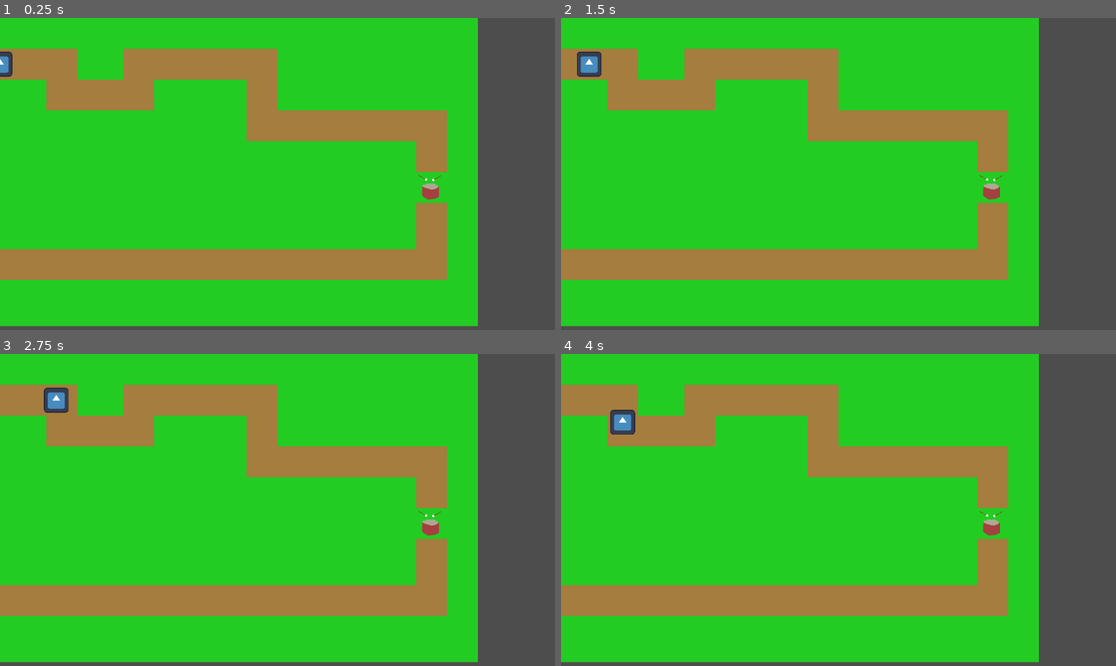
Above: before the commit, frames 1-4 (two rows, left to right).
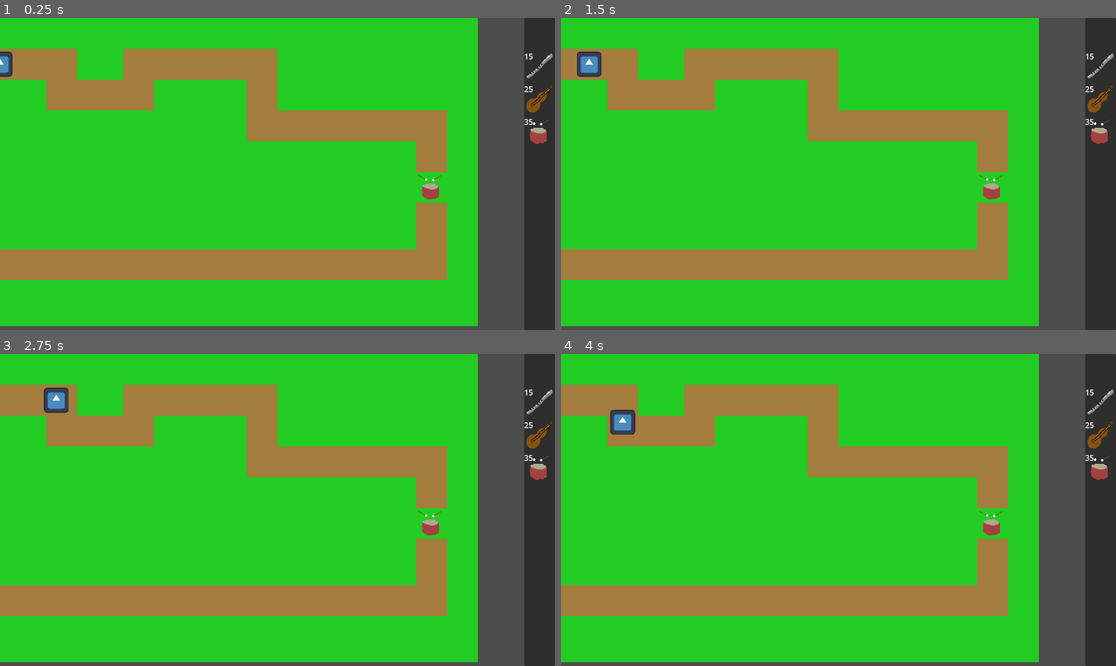
Above: after the commit, the same moments.

Repository: HedgeLizards/lout
Game: Godot game, scene res://scenes/world.tscn
Two runs of this game, one before a commit and one after it. Both use one fixed random seed, a clock stepped at 60 frames per second and the inputs below. The engine's default icon, where the game draws it, is replaced by a stand-in: a white triangle on a blue panel in a dark square.
Inputs (mouse positions are in pixels of both pictures, inside the frame that each line leads up to):
- Up to frame 1 (0.25 s): no input
- Up to frame 2 (1.5 s): tap Enter at 0.5 s; move the mouse to (960, 158) at 0.52 s; click (960, 158) at 0.67 s; move the mouse to (727, 189) at 1.27 s; click (727, 189) at 1.42 s
- Up to frame 3 (2.75 s): tap Space at 2 s; move the mouse to (333, 441) at 2.02 s; click (333, 441) at 2.17 s
- Up to frame 4 (4 s): tap Enter at 2.75 s; move the mouse to (810, 572) at 2.77 s; click (810, 572) at 2.92 s; move the mouse to (1005, 556) at 3.52 s; click (1005, 556) at 3.67 s

The runs differ from the first frame. In frame 1, 5.5% of the frame differs, in the area x 94-100%, y 0-100%; in frame 2, 5.5%; in frame 3, 5.5%; in frame 4, 5.5%.

Commit message:
place instruments

Diff:
--- /dev/null
+++ b/code/builder.gd
@@ -0,0 +1,24 @@
+extends Sprite2D
+
+var selected: Buying.Tower = null
+
+func select(tower: Buying.Tower):
+	selected = tower
+	if tower == null:
+		visible = false
+	else:
+		visible = true
+		texture = tower.preview
+
+func _input(event: InputEvent) -> void:
+	if event is InputEventMouseMotion:
+		var tile_size: Vector2 = Vector2(%Background.tile_set.tile_size) * %Background.scale
+		global_position = (event.global_position / tile_size).round() * tile_size
+
+func _unhandled_input(event: InputEvent) -> void:
+	if event is InputEventMouseButton:
+		prints(selected, event)
+	if selected != null and event is InputEventMouseButton and event.pressed and event.button_index == 1:
+		var tower = selected.scene.instantiate()
+		tower.global_position = global_position
+		%Towers.add_child(tower)
--- /dev/null
+++ b/code/buy.gd
@@ -0,0 +1,21 @@
+class_name Buy
+extends Control
+
+enum TowerId {None, Stringed, Drums, Flute}
+
+@export var tower_type: TowerId
+var towers: Dictionary[TowerId, Buying.Tower] = {
+	TowerId.None: null,
+	TowerId.Stringed: Buying.Stringed,
+	TowerId.Flute: Buying.Flute,
+	TowerId.Drums: Buying.Drums,
+}
+
+func _ready() -> void:
+	var tower := towers[tower_type]
+	if tower != null:
+		$Label.text = str(tower.cost)
+
+func _on_gui_input(event: InputEvent) -> void:
+	if event is InputEventMouseButton and event.pressed and event.button_index == 1:
+		$"/root/Buying".try_buy(towers[tower_type])
--- /dev/null
+++ b/code/buying.gd
@@ -0,0 +1,38 @@
+extends Node
+
+
+var currency: int = 1000
+var selected: Tower = null
+
+class Tower:
+	var cost: int
+	var scene: Resource
+	var preview: Resource
+	func _init(cost: int, scene: Resource, preview: Resource):
+		self.cost = cost
+		self.scene = scene
+		self.preview = preview
+
+
+var Stringed: Tower = Tower.new(
+	25,
+	preload("res://scenes/instruments/stringed.tscn"),
+	preload("res://art/instruments/stringed.png"),
+)
+var Flute: Tower = Tower.new(
+	15,
+	preload("res://scenes/instruments/flute.tscn"),
+	preload("res://art/instruments/flute.png"),
+)
+var Drums: Tower = Tower.new(
+	35,
+	preload("res://scenes/instruments/drums.tscn"),
+	preload("res://art/instruments/drums.png"),
+)
+
+
+func try_buy(tower: Tower):
+	if tower != null and tower.cost <= currency:
+		$/root/World/Builder.select(tower)
+	else:
+		$/root/World/Builder.select(null)
--- a/project.godot
+++ b/project.godot
@@ -15,6 +15,10 @@
 config/features=PackedStringArray("4.4", "GL Compatibility")
 config/icon="res://icon.svg"
 
+[autoload]
+
+Buying="*res://code/buying.gd"
+
 [display]
 
 window/dpi/allow_hidpi=false
--- /dev/null
+++ b/scenes/buy_button.tscn
@@ -0,0 +1,16 @@
+[gd_scene load_steps=2 format=3 uid="uid://c2pqmnnauqe51"]
+
+[ext_resource type="Script" uid="uid://dxh83xaqor4jg" path="res://code/buy.gd" id="2_kyagg"]
+
+[node name="TextureRect" type="TextureRect"]
+script = ExtResource("2_kyagg")
+
+[node name="Label" type="Label" parent="."]
+layout_mode = 1
+offset_left = 45.0
+offset_right = 64.0
+offset_bottom = 23.0
+horizontal_alignment = 2
+vertical_alignment = 2
+
+[connection signal="gui_input" from="." to="." method="_on_gui_input"]
--- /dev/null
+++ b/scenes/instruments/flute.tscn
@@ -0,0 +1,8 @@
+[gd_scene load_steps=2 format=3 uid="uid://dvp0hvecwwk7l"]
+
+[ext_resource type="Texture2D" uid="uid://cx1h07kps2lqm" path="res://art/instruments/flute.png" id="1_5tpj5"]
+
+[node name="Flute" type="Node2D"]
+
+[node name="Sprite2D" type="Sprite2D" parent="."]
+texture = ExtResource("1_5tpj5")
--- /dev/null
+++ b/scenes/instruments/stringed.tscn
@@ -0,0 +1,8 @@
+[gd_scene load_steps=2 format=3 uid="uid://bs7ofrpud6qew"]
+
+[ext_resource type="Texture2D" uid="uid://bpuo75wm7jr4f" path="res://art/instruments/stringed.png" id="1_two0t"]
+
+[node name="Stringed" type="Node2D"]
+
+[node name="Sprite2D" type="Sprite2D" parent="."]
+texture = ExtResource("1_two0t")
--- /dev/null
+++ b/scenes/ui.tscn
@@ -0,0 +1,53 @@
+[gd_scene load_steps=5 format=3 uid="uid://c0pp0m557b0hp"]
+
+[ext_resource type="PackedScene" uid="uid://c2pqmnnauqe51" path="res://scenes/buy_button.tscn" id="1_nt7q6"]
+[ext_resource type="Texture2D" uid="uid://cx1h07kps2lqm" path="res://art/instruments/flute.png" id="2_gdt2y"]
+[ext_resource type="Texture2D" uid="uid://bpuo75wm7jr4f" path="res://art/instruments/stringed.png" id="2_x4jx1"]
+[ext_resource type="Texture2D" uid="uid://c84vpl7lom7ij" path="res://art/instruments/drums.png" id="4_wm3ai"]
+
+[node name="UI" type="CanvasLayer"]
+
+[node name="HBoxContainer" type="HBoxContainer" parent="."]
+anchors_preset = 11
+anchor_left = 1.0
+anchor_right = 1.0
+anchor_bottom = 1.0
+offset_left = -64.0
+grow_horizontal = 0
+grow_vertical = 2
+alignment = 2
+
+[node name="PanelContainer" type="PanelContainer" parent="HBoxContainer"]
+custom_minimum_size = Vector2(64, 0)
+layout_mode = 2
+
+[node name="VBoxContainer" type="VBoxContainer" parent="HBoxContainer/PanelContainer"]
+layout_direction = 3
+layout_mode = 2
+
+[node name="Control" type="Control" parent="HBoxContainer/PanelContainer/VBoxContainer"]
+custom_minimum_size = Vector2(64, 64)
+layout_mode = 2
+
+[node name="ColorRect" type="ColorRect" parent="HBoxContainer/PanelContainer/VBoxContainer/Control"]
+custom_minimum_size = Vector2(0, 64)
+layout_mode = 2
+offset_top = 4.0
+offset_right = 64.0
+offset_bottom = 68.0
+color = Color(0, 0, 0, 0)
+
+[node name="BuyFlute" parent="HBoxContainer/PanelContainer/VBoxContainer" instance=ExtResource("1_nt7q6")]
+layout_mode = 2
+texture = ExtResource("2_gdt2y")
+tower_type = 3
+
+[node name="BuyStringed" parent="HBoxContainer/PanelContainer/VBoxContainer" instance=ExtResource("1_nt7q6")]
+layout_mode = 2
+texture = ExtResource("2_x4jx1")
+tower_type = 1
+
+[node name="BuyDrums" parent="HBoxContainer/PanelContainer/VBoxContainer" instance=ExtResource("1_nt7q6")]
+layout_mode = 2
+texture = ExtResource("4_wm3ai")
+tower_type = 2
--- a/scenes/world.tscn
+++ b/scenes/world.tscn
@@ -1,9 +1,12 @@
-[gd_scene load_steps=6 format=4 uid="uid://d3crfd65nxmuh"]
+[gd_scene load_steps=9 format=4 uid="uid://d3crfd65nxmuh"]
 
 [ext_resource type="Script" uid="uid://5qj18riatjgi" path="res://code/world.gd" id="1_nnsk1"]
 [ext_resource type="TileSet" uid="uid://3gp1qetcbdfq" path="res://tilesets/background.tres" id="2_rwgxs"]
 [ext_resource type="PackedScene" uid="uid://b5b1ybu5vxstb" path="res://scenes/enemy.tscn" id="3_4wyf3"]
 [ext_resource type="PackedScene" uid="uid://dboht7lma5bom" path="res://scenes/instruments/drums.tscn" id="3_k0juu"]
+[ext_resource type="PackedScene" uid="uid://c0pp0m557b0hp" path="res://scenes/ui.tscn" id="5_71j4m"]
+[ext_resource type="Texture2D" uid="uid://cx1h07kps2lqm" path="res://art/instruments/flute.png" id="6_i7141"]
+[ext_resource type="Script" uid="uid://kg533f75cagn" path="res://code/builder.gd" id="6_qfnet"]
 
 [sub_resource type="Curve2D" id="Curve2D_rwgxs"]
 _data = {
@@ -15,11 +18,13 @@
 script = ExtResource("1_nnsk1")
 
 [node name="Background" type="TileMapLayer" parent="."]
+unique_name_in_owner = true
 scale = Vector2(2, 2)
 tile_map_data = PackedByteArray("AAAAAAAAAAAAAAAAAAAAAAEAAAAAAAAAAAAAAAIAAAABAAAAAAAAAAMAAAABAAAAAAABAAMAAAABAAAAAAABAA …(9840 unchanged characters)…
 tile_set = ExtResource("2_rwgxs")
 
 [node name="Towers" type="Node2D" parent="."]
+unique_name_in_owner = true
 
 [node name="Drums" parent="Towers" instance=ExtResource("3_k0juu")]
 position = Vector2(896, 352)
@@ -32,5 +37,9 @@
 [node name="Enemy" parent="Paths/Path2D" instance=ExtResource("3_4wyf3")]
 position = Vector2(0, 96)
 
-[node name="Camera2D" type="Camera2D" parent="."]
-anchor_mode = 0
+[node name="HBoxContainer" parent="." instance=ExtResource("5_71j4m")]
+
+[node name="Builder" type="Sprite2D" parent="."]
+visible = false
+texture = ExtResource("6_i7141")
+script = ExtResource("6_qfnet")
Not shown, added: code/builder.gd.uid
Not shown, added: code/buy.gd.uid
Not shown, added: code/buying.gd.uid
